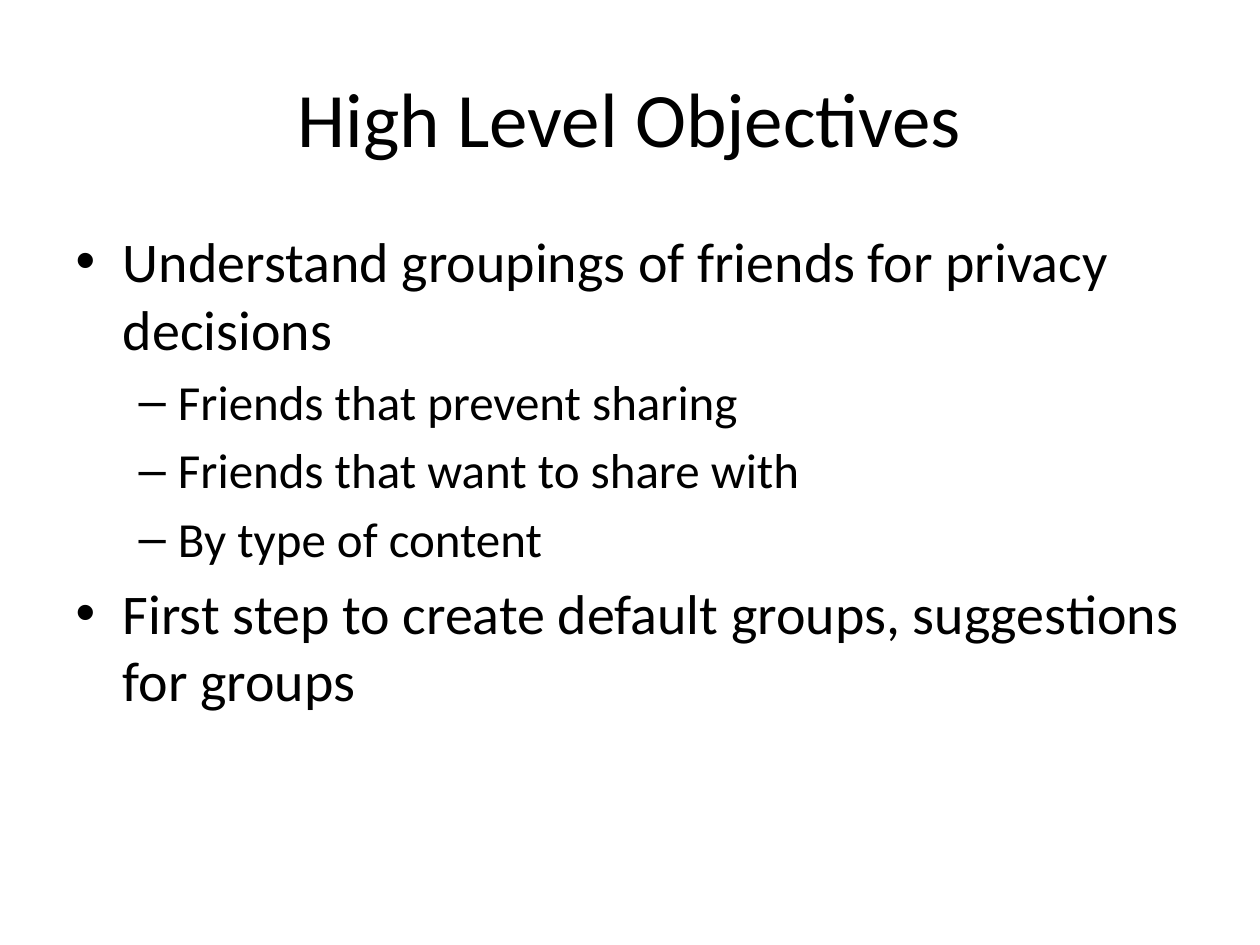
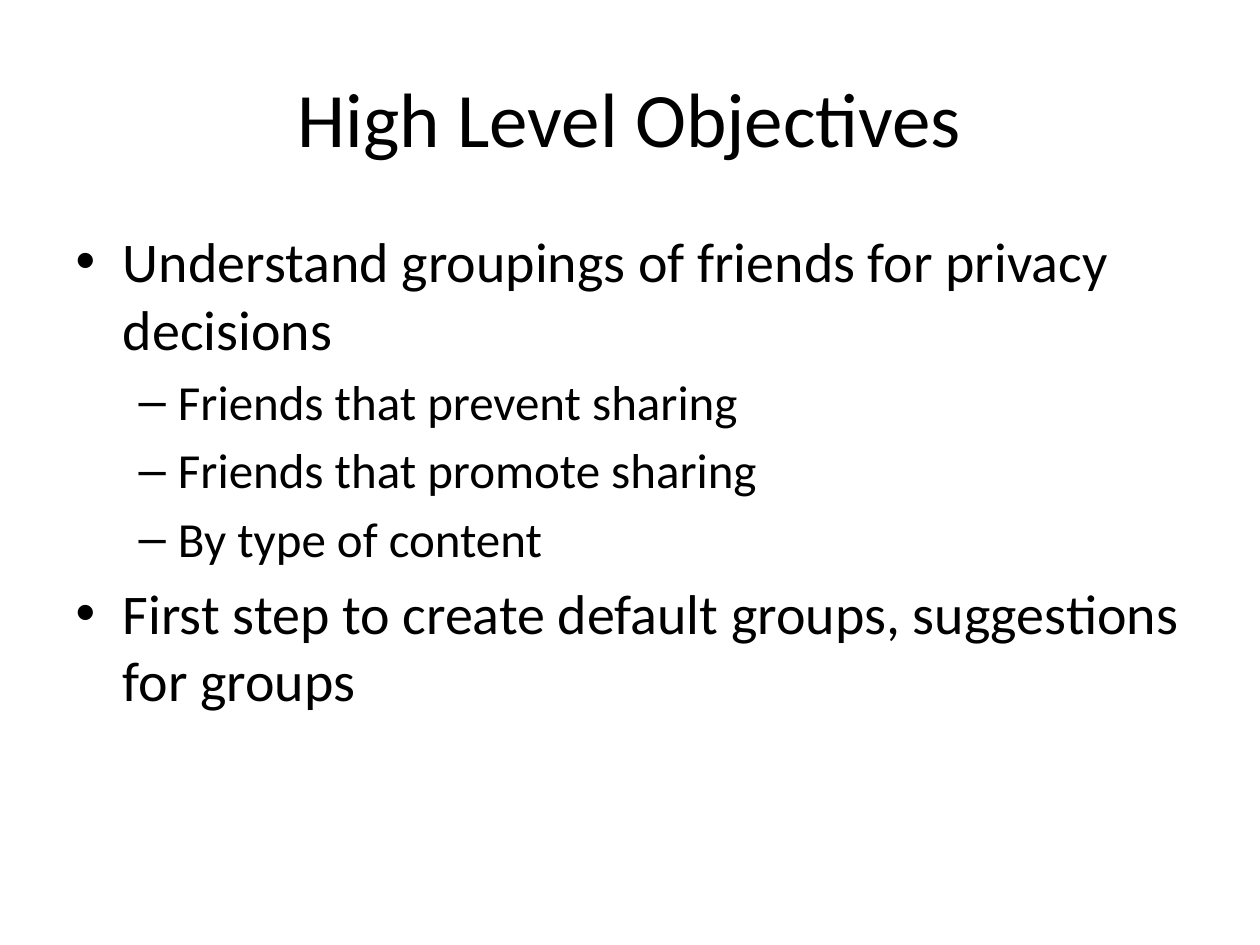
Before and after one commit to scyrusk/UPSFacebookFriendGrouping, a slide deck: slide 2 of ProgressReport/20111101ProgRepPresv1.pptx. Drawn at 1260x945 pixels with LibreOffice and Linux fonts; fonts in the diff are those of the drawing. Boxes give left, top, right and bottom in pixels: in the first picture for what was removed or moved away, otherwise in the second. Text is boxed around its words. In the diff, an @@ line names an element or a change of style, - is before the commit and + after.

```diff
--- a/ProgressReport/20111101ProgRepPresv1.pptx
+++ b/ProgressReport/20111101ProgRepPresv1.pptx
@@ text at (x1=178, y1=454, x2=756, y2=497): text changed @@
-  – Friends that want to share with
+  – Friends that promote sharing
```
Also in this commit, not shown: 4 other slides changed, 2 slides added, 1 slide removed.
